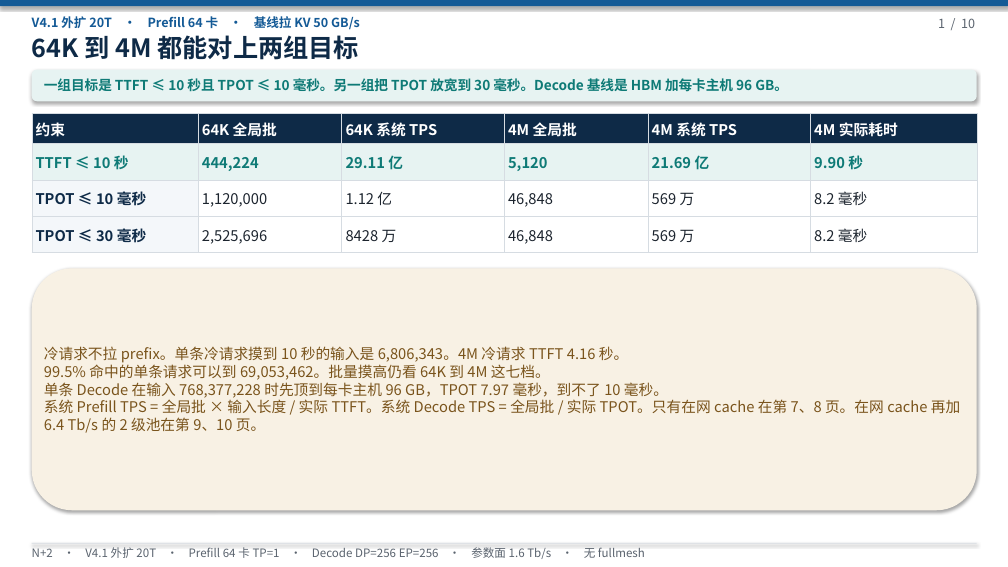
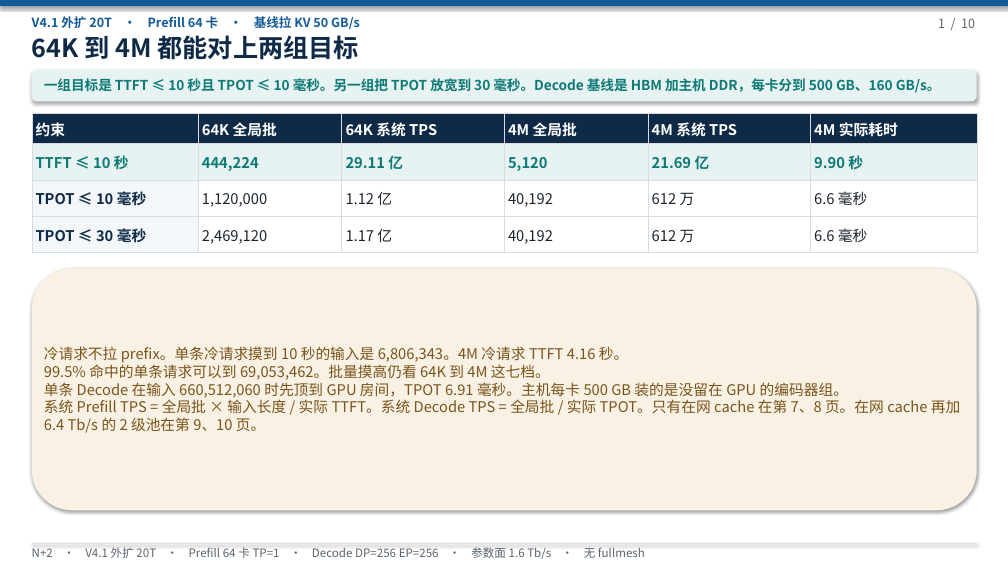
Before and after one commit to 69515164-rgb/UCL-MPComm, a slide deck: slide 1 of docs/N+2-20T-V4.1-无TP.pptx. Drawn at 1008x567 pixels with LibreOffice and Linux fonts; fonts in the diff are those of the drawing. Boxes give left, top, right and bottom in pixels: in the first picture for what was removed or moved away, otherwise in the second. Text is boxed around its words. In the diff, an @@ line names an element or a change of style, - is before the commit and + after.

```diff
--- a/docs/N+2-20T-V4.1-无TP.pptx
+++ b/docs/N+2-20T-V4.1-无TP.pptx
@@ text at [44, 78, 941, 93]: text changed @@
-一组目标是 TTFT ≤ 10 秒且 TPOT ≤ 10 毫秒。另一组把 TPOT 放宽到 30 毫秒。Decode 基线是 HBM 加每卡主机 96 GB。
+一组目标是 TTFT ≤ 10 秒且 TPOT ≤ 10 毫秒。另一组把 TPOT 放宽到 30 毫秒。Decode 基线是 HBM 加主机 DDR，每卡分到 500 GB、160 GB/s。
@@ table at [32, 113, 977, 253] @@
-row 3: TPOT ≤ 10 毫秒 | 1,120,000 | 1.12 亿 | 46,848 | 569 万 | 8.2 毫秒
+row 3: TPOT ≤ 10 毫秒 | 1,120,000 | 1.12 亿 | 40,192 | 612 万 | 6.6 毫秒
-row 4: TPOT ≤ 30 毫秒 | 2,525,696 | 8428 万 | 46,848 | 569 万 | 8.2 毫秒
+row 4: TPOT ≤ 30 毫秒 | 2,469,120 | 1.17 亿 | 40,192 | 612 万 | 6.6 毫秒
@@ text at [44, 382, 848, 398]: text changed @@
-单条 Decode 在输入 768,377,228 时先顶到每卡主机 96 GB，TPOT 7.97 毫秒，到不了 10 毫秒。
+单条 Decode 在输入 660,512,060 时先顶到 GPU 房间，TPOT 6.91 毫秒。主机每卡 500 GB 装的是没留在 GPU 的编码器组。
```
Also in this commit, not shown: 7 other slides changed, 1 other file.
